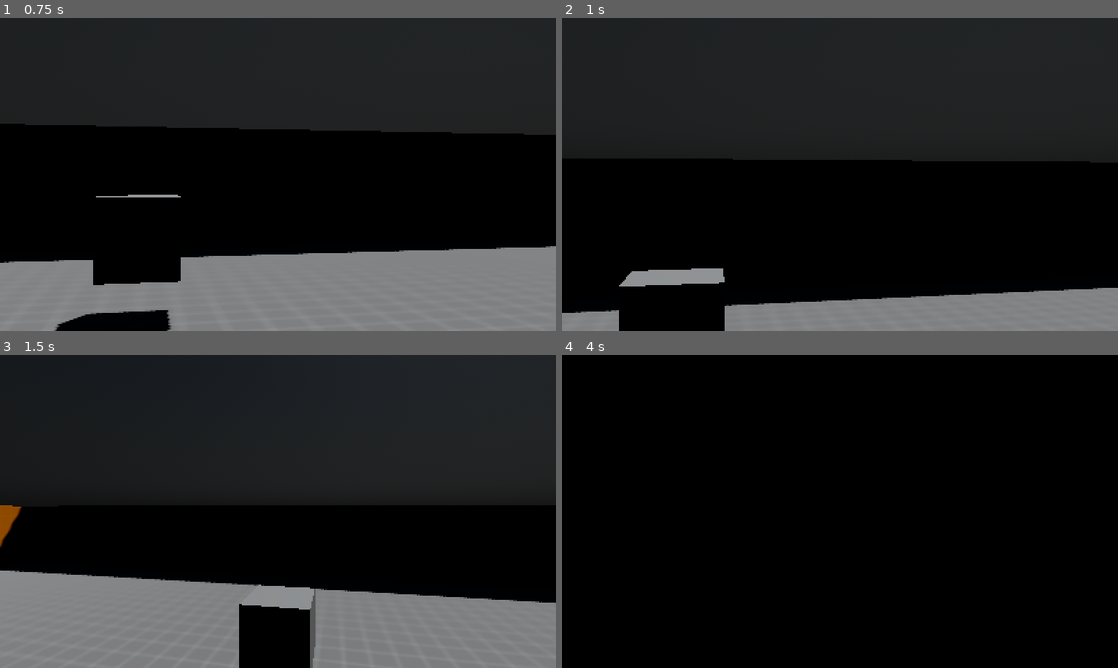
Above: before the commit, frames 1-4 (two rows, left to right).
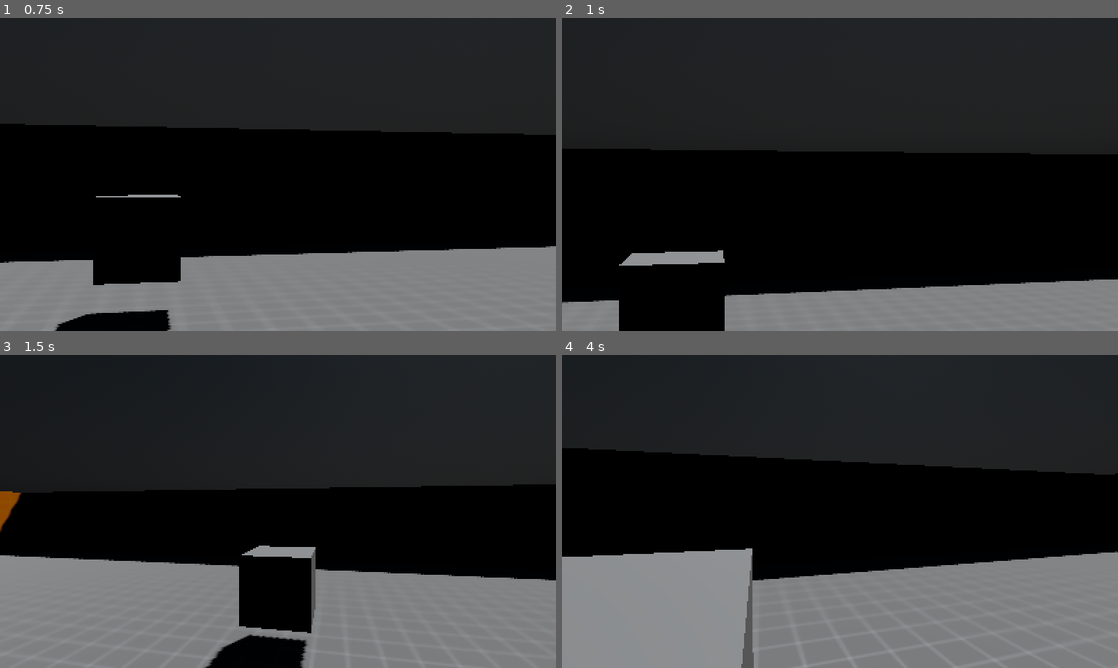
Above: after the commit, the same moments.

Repository: TriceratopsGang/Godot-4-FPS-Template
Game: Godot game, scene res://maps/test_map.tscn
Two runs of this game, one before a commit and one after it. Both use one fixed random seed, a clock stepped at 60 frames per second and the inputs below.
Inputs (mouse positions are in pixels of both pictures, inside the frame that each line leads up to):
- Up to frame 1 (0.75 s): tap Enter at 0.5 s; move the mouse to (305, 174) at 0.52 s; hold W (move_forwards) from 0.53 s (still down); hold Right mouse button (zoom) from 0.53 s (still down)
- Up to frame 2 (1 s): keep holding W (move_forwards); keep holding Right mouse button (zoom); tap Space (jump) at 0.77 s; tap E (interact, bound only after the commit) at 0.8 s
- Up to frame 3 (1.5 s): keep holding W (move_forwards); tap Space (jump) at 1.07 s; move the mouse to (250, 511) at 1.27 s; release Right mouse button (zoom) at 1.28 s; tap E (interact, bound only after the commit) at 1.35 s
- Up to frame 4 (4 s): keep holding W (move_forwards); tap Space (jump) at 1.52, 1.55, 1.82, 3.02, 3.32, 3.77, 3.8 s; move the mouse to (851, 505) at 2.02 s; hold Space (jump) 2.03-2.78 s; right-click (851, 505) at 2.3 s; move the mouse to (834, 517) at 2.77 s; right-click (834, 517) at 2.85 s; tap E (interact, bound only after the commit) at 3.05 s; move the mouse to (878, 514) at 3.52 s; hold E (interact, bound only after the commit) from 3.53 s (still down)

Frame 1 is identical in both runs. In frame 2, 6.8% of the frame differs, in the area x 0-100%, y 41-95%; in frame 3, 12%; in frame 4, 68%, in the area x 0-100%, y 0-100%.

Commit message:
interaction
-added tags to project
-added player group
-added interaction system
-added TestInteractable
-changed References to Dependencies
-added interact input

Diff:
--- a/entities/characters/player/player_character.gd
+++ b/entities/characters/player/player_character.gd
@@ -1,16 +1,22 @@
 class_name PlayerCharacter extends CharacterBody3D
 
 
-@export_group("References")
-@export var fps_camera: Camera3D = null
+@export_group("Dependencies")
+@export var fps_camera: Camera3D
+@export var interaction_ray_cast: RayCast3D
+
+@export_group("Functionality")
+@export var knows_jump: bool = true
+@export var knows_zoom: bool = true
+@export var knows_interact: bool = true
 
 @export_group("Movement")
 @export_range(1.0, 10.0) var speed: float = 5.0
 @export_range(1.0, 32.0) var acceleration: float = 8.0
 @export_range(1.0, 32.0) var deceleration: float = 16.0
 @export_range(0.01, 10.0) var gravity_scalar: float = 1.0
-@export_range(1.0, 10.0) var jump_velocity: float = 5.0
-@export_range(0.0, 1.0) var air_control: float = 0.2
+@export_range(1.0, 10.0) var jump_velocity: float = 4.0
+@export_range(0.0, 1.0) var air_control: float = 0.25
 
 @export_group("Camera")
 @export_range(0.01, 10.0, 0.01) var sensitivity_scalar: float = 0.01
@@ -21,11 +27,14 @@
 @export_range(1.0, 5.0, 0.1) var zoom_duration: float = 0.2
 
 const PITCH_CLAMP: float = deg_to_rad(89.0)
-const MIN_FOV: float = 18.0
-const MAX_FOV: float = 112.0
+const MIN_FOV: float = 10.0
+const MAX_FOV: float = 120.0
 
 var input_direction: Vector2
 var move_direction: Vector3
+
+var current_interactable: Interactable
+var previous_interactable: Interactable
 
 
 func _init() -> void:
@@ -36,17 +45,25 @@
 	adjust_camera_fov(default_fov)
 
 func _input(event: InputEvent) -> void:
-	if event.is_action_pressed("jump"):
-		handle_jumping()
-
-	if event.is_action_pressed("zoom"):
-		handle_zooming(true)
-	elif event.is_action_released("zoom"):
-		handle_zooming(false)
+	if knows_jump:
+		if event.is_action_pressed("jump"):
+			handle_jumping()
+	if knows_zoom:
+		if event.is_action_pressed("zoom"):
+			handle_zooming(true)
+		elif event.is_action_released("zoom"):
+			handle_zooming(false)
+	if knows_interact:
+		if event.is_action_pressed("interact"):
+			handle_interaction()
 
 func _unhandled_input(event: InputEvent) -> void:
 	if event is InputEventMouseMotion and Input.mouse_mode == Input.MOUSE_MODE_CAPTURED:
 		handle_look(event)
+
+func _process(_delta: float) -> void:
+	if knows_interact:
+		interaction_trace()
 
 func _physics_process(delta: float) -> void:
 	apply_gravity(delta)
@@ -55,6 +72,7 @@
 	apply_final_velocity()
 
 func handle_look(event: InputEvent) -> void:
+	# This will need to be changed. Although very simple, can cause jittering when moving and turning.
 	rotate_y((-event.relative.x * yaw_sensitivity) * sensitivity_scalar)
 	fps_camera.rotate_x((-event.relative.y * pitch_sensitivity) * sensitivity_scalar)
 	fps_camera.rotation.x = clampf(fps_camera.rotation.x, -PITCH_CLAMP, PITCH_CLAMP)
@@ -99,3 +117,24 @@
 func adjust_camera_fov(value: float) -> void:
 	value = clampf(value, MIN_FOV, MAX_FOV)
 	fps_camera.fov = value
+
+func interaction_trace() -> void:
+	#I feel like this can be simplified.
+	var hit = interaction_ray_cast.get_collider() if interaction_ray_cast.is_colliding() else null
+	var new_interactable = null
+	if hit:
+		if hit is Interactable:
+			new_interactable = hit
+		elif hit.get_parent() is Interactable:
+			new_interactable = hit.get_parent()
+	if new_interactable != previous_interactable:
+		if previous_interactable:
+			previous_interactable.set_focus(false)
+		if new_interactable:
+			new_interactable.set_focus(true)
+		previous_interactable = new_interactable
+	current_interactable = new_interactable
+
+func handle_interaction() -> void:
+	if current_interactable == null: return
+	current_interactable.interact_with(self)
--- a/entities/characters/player/player_character.tscn
+++ b/entities/characters/player/player_character.tscn
@@ -5,9 +5,10 @@
 [sub_resource type="CapsuleShape3D" id="CapsuleShape3D_uxb5i"]
 radius = 0.3
 
-[node name="PlayerCharacter" type="CharacterBody3D" node_paths=PackedStringArray("fps_camera")]
+[node name="PlayerCharacter" type="CharacterBody3D" node_paths=PackedStringArray("fps_camera", "interaction_ray_cast") groups=["player"]]
 script = ExtResource("1_fis3r")
 fps_camera = NodePath("FPSCamera")
+interaction_ray_cast = NodePath("FPSCamera/InteractionRayCast")
 
 [node name="CollisionShape3D" type="CollisionShape3D" parent="."]
 transform = Transform3D(1, 0, 0, 0, 1, 0, 0, 0, 1, 0, 1, 0)
@@ -17,3 +18,7 @@
 [node name="FPSCamera" type="Camera3D" parent="."]
 transform = Transform3D(1, 0, 0, 0, 1, 0, 0, 0, 1, 0, 1.7, 0)
 fov = 60.0
+
+[node name="InteractionRayCast" type="RayCast3D" parent="FPSCamera"]
+target_position = Vector3(0, 0, -3)
+debug_shape_custom_color = Color(0, 1, 0, 1)
--- /dev/null
+++ b/entities/interactables/interactable.gd
@@ -0,0 +1,27 @@
+class_name Interactable extends Node
+
+
+@export_group("Dependencies")
+@export var mesh: MeshInstance3D
+
+@export_group("Settings")
+@export var title: String = "NOT SET"
+@export var prompt: String = "NOT SET"
+
+#This is a preload instead of export because it can freeze the game for a few frames if it isnt already loaded.
+var highlight_material: StandardMaterial3D = preload("res://resources/materials/mat_interactable_highlight.tres")
+
+func _ready() -> void:
+	#Incase we forget to add the mesh export.
+	if mesh == null:
+		for i in get_children():
+			if i is MeshInstance3D:
+				mesh = i
+
+func interact_with(interactor: Node) -> void:
+	if interactor == null: return
+	print(interactor.name + " interacted with " + name)
+
+func set_focus(should_focus = false) -> void:
+	if mesh:
+		mesh.material_overlay = highlight_material if should_focus else null
--- /dev/null
+++ b/entities/interactables/test_interactable.tscn
@@ -0,0 +1,17 @@
+[gd_scene load_steps=4 format=3 uid="uid://h6b2ofxiypvb"]
+
+[ext_resource type="Script" uid="uid://2i0vft4va447" path="res://entities/interactables/interactable.gd" id="1_lshio"]
+
+[sub_resource type="BoxShape3D" id="BoxShape3D_lshio"]
+
+[sub_resource type="BoxMesh" id="BoxMesh_p2v66"]
+
+[node name="TestInteractable" type="StaticBody3D" node_paths=PackedStringArray("mesh")]
+script = ExtResource("1_lshio")
+mesh = NodePath("MeshInstance3D")
+
+[node name="CollisionShape3D" type="CollisionShape3D" parent="."]
+shape = SubResource("BoxShape3D_lshio")
+
+[node name="MeshInstance3D" type="MeshInstance3D" parent="."]
+mesh = SubResource("BoxMesh_p2v66")
--- a/maps/test_map.tscn
+++ b/maps/test_map.tscn
@@ -1,9 +1,10 @@
-[gd_scene load_steps=5 format=3 uid="uid://d2uurwi8vcb2i"]
+[gd_scene load_steps=6 format=3 uid="uid://d2uurwi8vcb2i"]
 
 [ext_resource type="PackedScene" uid="uid://hh86dl705jgx" path="res://entities/characters/player/player_character.tscn" id="1_6slyc"]
 [ext_resource type="PackedScene" uid="uid://bqoim5t6kg5jf" path="res://resources/environments/default_environment.tscn" id="1_b71ab"]
 [ext_resource type="Material" uid="uid://c2l7gnvl8mrbm" path="res://resources/materials/mat_dev_gray_0.tres" id="2_pwco0"]
 [ext_resource type="Material" uid="uid://dbddo3sttrfpi" path="res://resources/materials/mat_dev_orange_0.tres" id="3_42yok"]
+[ext_resource type="PackedScene" uid="uid://h6b2ofxiypvb" path="res://entities/interactables/test_interactable.tscn" id="5_cabd0"]
 
 [node name="TestMap" type="Node3D"]
 
@@ -41,10 +42,6 @@
 use_collision = true
 size = Vector3(1, 3, 30)
 
-[node name="CSGBox3D" type="CSGBox3D" parent="Geometry"]
-transform = Transform3D(1, 0, 0, 0, 1, 0, 0, 0, 1, 0, 1, -8)
-use_collision = true
-
 [node name="CSGBox3D2" type="CSGBox3D" parent="Geometry"]
 transform = Transform3D(1, 0, 0, 0, 1, 0, 0, 0, 1, 0, 1, 8)
 use_collision = true
@@ -58,3 +55,6 @@
 use_collision = true
 
 [node name="PlayerCharacter" parent="." instance=ExtResource("1_6slyc")]
+
+[node name="TestInteractable" parent="." instance=ExtResource("5_cabd0")]
+transform = Transform3D(1, 0, 0, 0, 1, 0, 0, 0, 1, 0, 1, -8)
--- a/project.godot
+++ b/project.godot
@@ -13,6 +13,7 @@
 config/name="FPS-Template"
 config/description="A FPS template for Godot 4."
 config/version="0.0.0"
+config/tags=PackedStringArray("3d", "fps", "template")
 run/main_scene="uid://d2uurwi8vcb2i"
 config/features=PackedStringArray("4.4", "Forward Plus")
 run/max_fps=999
@@ -61,6 +62,11 @@
 "events": [Object(InputEventMouseButton,"resource_local_to_scene":false,"resource_name":"","device":-1,"window_id":0,"a …(258 unchanged characters)…
 ]
 }
+interact={
+"deadzone": 0.2,
+"events": [Object(InputEventKey,"resource_local_to_scene":false,"resource_name":"","device":-1,"window_id":0,"alt_pressed":false,"shift_pressed":false,"ctrl_pressed":false,"meta_pressed":false,"pressed":false,"keycode":0,"physical_keycode":69,"key_label":0,"unicode":101,"location":0,"echo":false,"script":null)
+]
+}
 
 [physics]
 
--- /dev/null
+++ b/resources/materials/mat_interactable_highlight.tres
@@ -0,0 +1,8 @@
+[gd_resource type="StandardMaterial3D" format=3 uid="uid://c53sxqo4ofmrf"]
+
+[resource]
+transparency = 1
+albedo_color = Color(0, 0, 0, 0.498039)
+emission_enabled = true
+emission = Color(1, 0.498039, 0, 1)
+emission_energy_multiplier = 4.0
Not shown, added: entities/interactables/interactable.gd.uid
